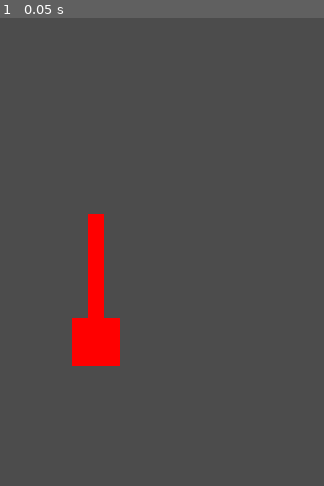
Above: before the commit, frame 1.
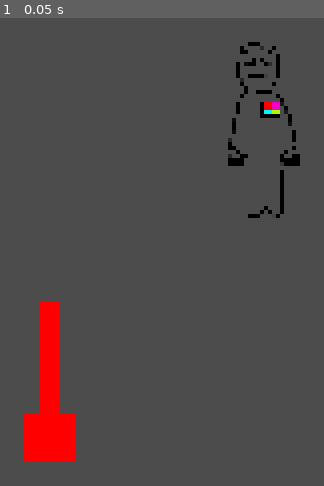
Above: after the commit, the same moment.

Repository: UnderVanCo-Op/Converyor-Defense
Game: Godot game, scene res://Levels/ATest/Test.tscn
Same seed, same stepped clock (60 frames per second), same inputs: the game is played once before the commit and once after it.
Inputs:
- Up to frame 1 (0.05 s): no input

The runs differ from the first frame. In frame 1, 7.1% of the frame differs, in the area x 7-93%, y 5-95%.

Commit message:
enemy and cannon

Diff:
--- a/Levels/ATest/Test.tscn
+++ b/Levels/ATest/Test.tscn
@@ -1,7 +1,12 @@
-[gd_scene load_steps=2 format=2]
+[gd_scene load_steps=3 format=2]
 
 [ext_resource path="res://Objects/Cannons/Cannon.tscn" type="PackedScene" id=1]
+[ext_resource path="res://Objects/Enemies/Enemy.tscn" type="PackedScene" id=2]
 
 [node name="Test" type="Node2D"]
 
 [node name="Cannon" parent="." instance=ExtResource( 1 )]
+position = Vector2( 537, 348 )
+
+[node name="Enemy" parent="." instance=ExtResource( 2 )]
+position = Vector2( 664, 163 )
--- a/Objects/Cannons/Cannon.tscn
+++ b/Objects/Cannons/Cannon.tscn
@@ -1,18 +1,17 @@
 [gd_scene load_steps=4 format=2]
 
-[ext_resource path="res://Game Files/Graphics/Sprites/rect31.png" type="Texture" id=1]
-[ext_resource path="res://Game Files/Graphics/Sprites/rect224.png" type="Texture" id=2]
+[ext_resource path="res://Objects/Cannons/rect31.png" type="Texture" id=1]
+[ext_resource path="res://Objects/Cannons/rect224.png" type="Texture" id=2]
 [ext_resource path="res://Objects/Cannons/Cannon.gd" type="Script" id=3]
 
 [node name="Cannon" type="Node2D"]
 script = ExtResource( 3 )
 
 [node name="BaseSprite" type="Sprite" parent="."]
-position = Vector2( 564, 291 )
 scale = Vector2( 0.1, 0.1 )
 texture = ExtResource( 1 )
 
 [node name="DuloSprite" type="Sprite" parent="."]
-position = Vector2( 564, 255 )
+position = Vector2( 0, -41 )
 scale = Vector2( 0.1, 0.1 )
 texture = ExtResource( 2 )
--- /dev/null
+++ b/Objects/Enemies/Enemy.gd
@@ -0,0 +1,16 @@
+extends Node2D
+
+
+# Declare member variables here. Examples:
+# var a: int = 2
+# var b: String = "text"
+
+
+# Called when the node enters the scene tree for the first time.
+func _ready() -> void:
+	pass # Replace with function body.
+
+
+# Called every frame. 'delta' is the elapsed time since the previous frame.
+#func _process(delta: float) -> void:
+#	pass
--- /dev/null
+++ b/Objects/Enemies/Enemy.tscn
@@ -0,0 +1,11 @@
+[gd_scene load_steps=3 format=2]
+
+[ext_resource path="res://Objects/Enemies/Enemy.gd" type="Script" id=1]
+[ext_resource path="res://Objects/Enemies/chel2.png" type="Texture" id=2]
+
+[node name="Enemy" type="Node2D"]
+script = ExtResource( 1 )
+
+[node name="Chel2" type="Sprite" parent="."]
+scale = Vector2( 0.1, 0.1 )
+texture = ExtResource( 2 )
Renamed: Game Files/Graphics/Sprites/rect224.png -> Objects/Cannons/rect224.png
Not shown, added: Objects/Cannons/rect224.png.import
Renamed: Game Files/Graphics/Sprites/rect31.png -> Objects/Cannons/rect31.png
Not shown, changed: Objects/Cannons/rect31.png.import
Binary file added: Objects/Enemies/chel.png
Not shown, changed: Objects/Enemies/chel.png.import
Binary file added: Objects/Enemies/chel2.png
Not shown, added: Objects/Enemies/chel2.png.import
